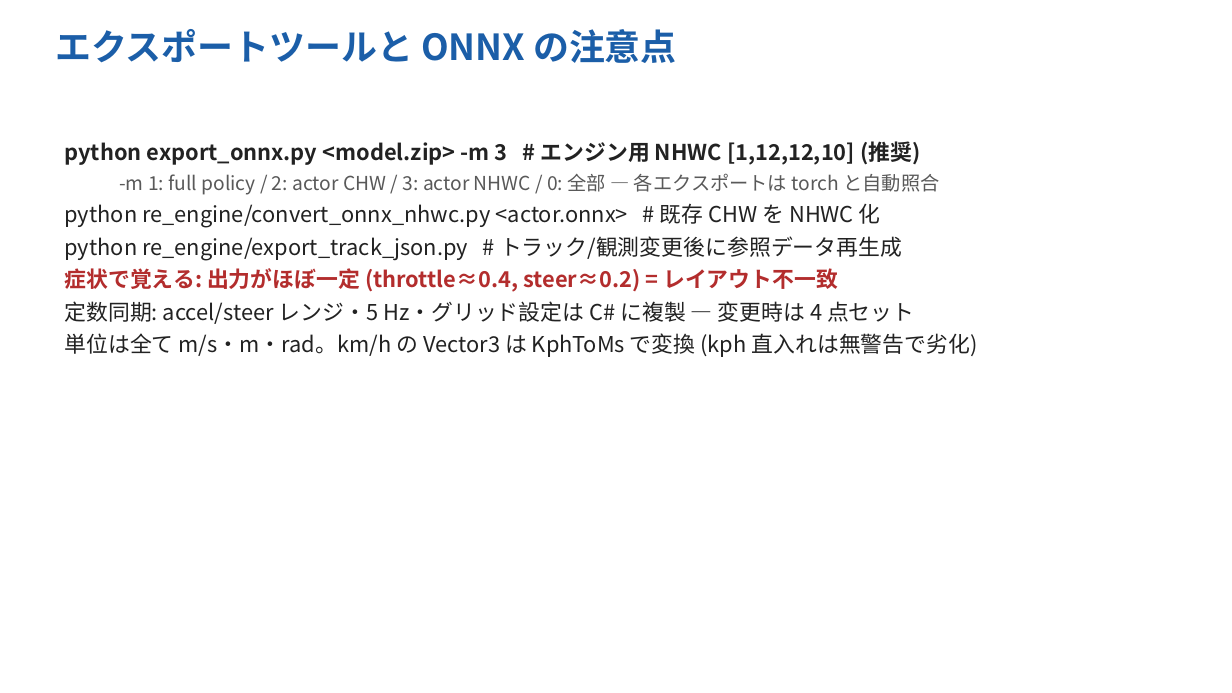
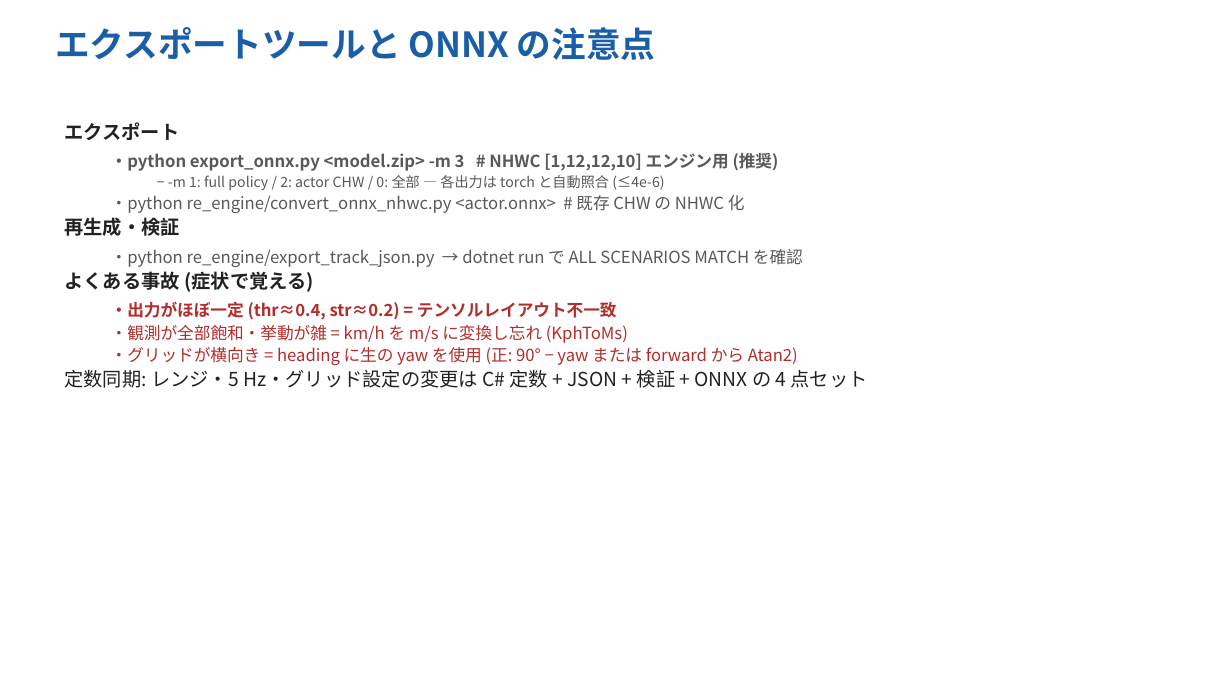
Before and after one commit to Evergarden0101/CircuitAgents, a slide deck: slide 19 of docs/CircuitAgents_intro_ja.pptx (slide 20 before the commit). Drawn at 1232x693 pixels with LibreOffice and Linux fonts; fonts in the diff are those of the drawing. Boxes give left, top, right and bottom in pixels: in the first picture for what was removed or moved away, otherwise in the second. Text is boxed around its words. In the diff, an @@ line names an element or a change of style, - is before the commit and + after.

```diff
--- a/docs/CircuitAgents_intro_ja.pptx
+++ b/docs/CircuitAgents_intro_ja.pptx
@@ text "エクスポートツールと ONNX の注意点" at (55,27,656,60): size 28 to 27 pt @@
@@ text at (64,122,868,388): text changed; size 17 to 13 pt; text colour #222222 to #595959 @@
-python export_onnx.py <model.zip> -m 3 # エンジン用 NHWC [1,12,12,10] (推奨)
-  -m 1: full policy / 2: actor CHW / 3: actor NHWC / 0: 全部 — 各エクスポートは torch と自動照合
-python re_engine/convert_onnx_nhwc.py <actor.onnx> # 既存 CHW を NHWC 化
-python re_engine/export_track_json.py # トラック/観測変更後に参照データ再生成
-症状で覚える: 出力がほぼ一定 (throttle≈0.4, steer≈0.2) = レイアウト不一致
-定数同期: accel/steer レンジ・5 Hz・グリッド設定は C# に複製 — 変更時は 4 点セット
-単位は全て m/s・m・rad。km/h の Vector3 は KphToMs で変換 (kph 直入れは無警告で劣化)
+エクスポート
+  ・python export_onnx.py <model.zip> -m 3 # NHWC [1,12,12,10] エンジン用 (推奨)
+    − -m 1: full policy / 2: actor CHW / 0: 全部 — 各出力は torch と自動照合 (≤4e-6)
+  ・python re_engine/convert_onnx_nhwc.py <actor.onnx> # 既存 CHW の NHWC 化
+再生成・検証
+  ・python re_engine/export_track_json.py → dotnet run で ALL SCENARIOS MATCH を確認
+よくある事故 (症状で覚える)
+  ・出力がほぼ一定 (thr≈0.4, str≈0.2) = テンソルレイアウト不一致
+  ・観測が全部飽和・挙動が雑 = km/h を m/s に変換し忘れ (KphToMs)
+  ・グリッドが横向き = heading に生の yaw を使用 (正: 90° − yaw または forward から Atan2)
+定数同期: レンジ・5 Hz・グリッド設定の変更は C# 定数 + JSON + 検証 + ONNX の 4 点セット
```
Also in this commit, not shown: 16 other slides changed, 2 slides added, 3 slides removed, 3 other files.
